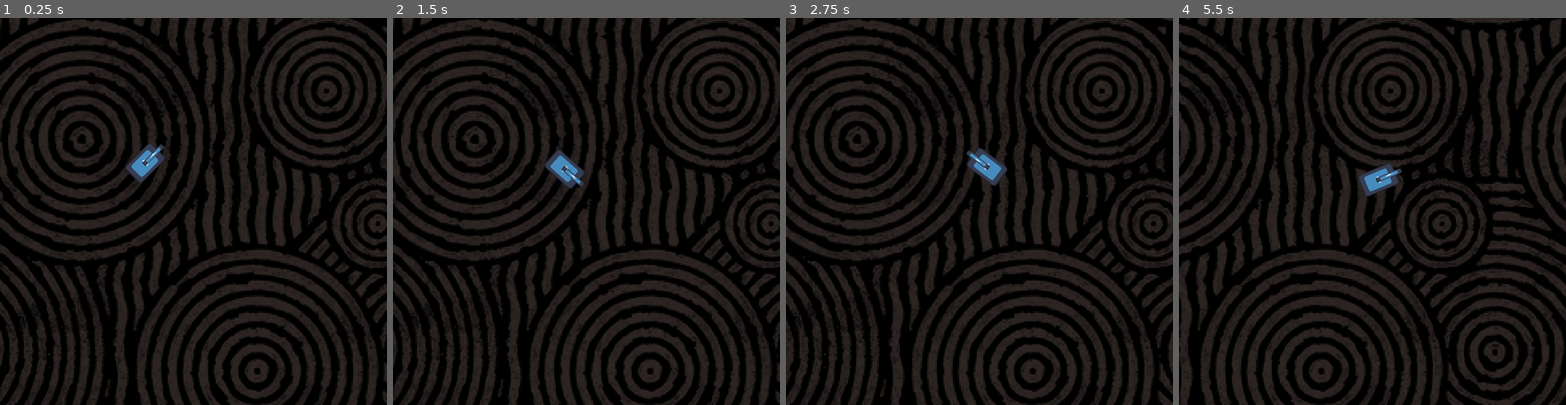
Above: before the commit, frames 1-4 (left to right).
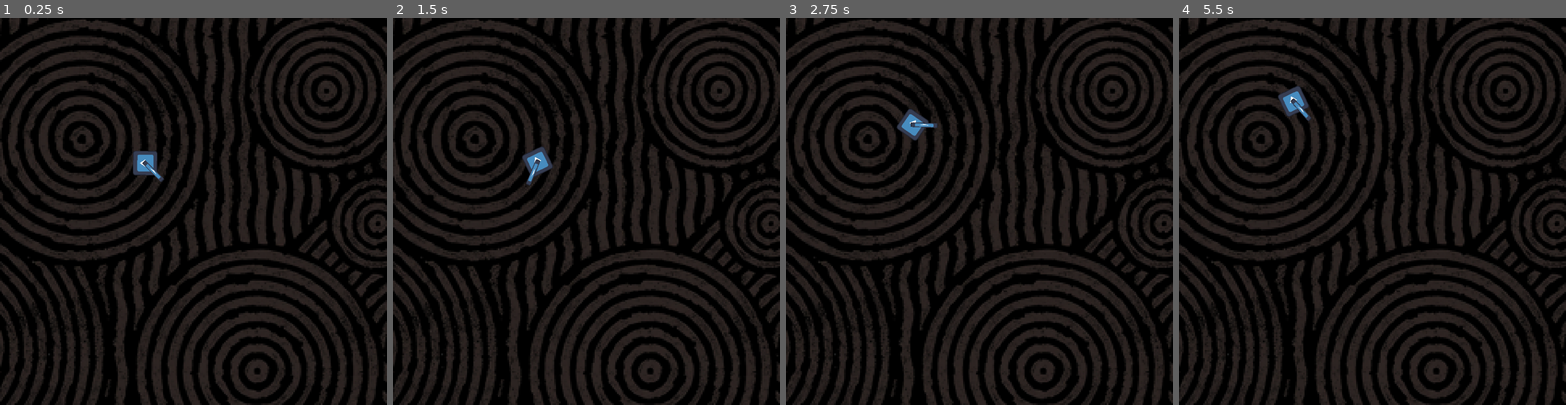
Above: after the commit, the same moments.

Repository: 4wardAerial/spaceInvaders
Game: Godot game, scene res://objects/game/game.tscn
The game is run twice, just before and just after one commit, with the same random seed, the same clock (stepped at 60 frames per second) and the same inputs. The engine's default icon, where the game draws it, is replaced by a stand-in: a white triangle on a blue panel in a dark square.
Inputs (mouse positions are in pixels of both pictures, inside the frame that each line leads up to):
- Up to frame 1 (0.25 s): no input
- Up to frame 2 (1.5 s): tap Enter at 0.5 s; move the mouse to (671, 192) at 0.52 s; hold D (right, bound only after the commit) 0.53-1.28 s; hold Space (move, bound only before the commit) 0.53-1.28 s; move the mouse to (509, 230) at 1.27 s; hold S (down, bound only after the commit) from 1.28 s (still down); click (509, 230) at 1.35 s
- Up to frame 3 (2.75 s): tap Space (move, bound only before the commit) at 1.55 s; move the mouse to (1018, 126) at 2.02 s; release S (down, bound only after the commit) at 2.03 s; hold D (right, bound only after the commit) from 2.03 s (still down); hold Space (move, bound only before the commit) from 2.03 s (still down); tap Q (attack, bound only before the commit) at 2.1 s
- Up to frame 4 (5.5 s): move the mouse to (1353, 288) at 2.77 s; release Space (move, bound only before the commit) at 2.78 s; tap Space (move, bound only before the commit) at 2.85, 4.55 s; move the mouse to (1488, 269) at 3.52 s; release D (right, bound only after the commit) at 3.53 s; hold Space (move, bound only before the commit) 3.53-4.28 s; hold A (left, bound only after the commit) 3.53-5.03 s; right-click (1488, 269) at 3.6 s; move the mouse to (1256, 153) at 4.27 s; tap W (special1, bound only before the commit) at 4.35 s; move the mouse to (1391, 211) at 5.02 s; hold S (down, bound only after the commit) from 5.03 s (still down); hold Space (move, bound only before the commit) from 5.03 s (still down); tap E (special2, bound only before the commit) at 5.1 s

The runs differ from the first frame. In frame 1, 0.4% of the frame differs, in the area x 32-43%, y 32-43%; in frame 2, 0.9%; in frame 3, 56%, in the area x 0-100%, y 0-100%; in frame 4, 45%.

Commit message:
Reworks movement

Diff:
--- a/objects/player/player.tscn
+++ b/objects/player/player.tscn
@@ -5,7 +5,7 @@
 
 [sub_resource type="CapsuleShape2D" id="CapsuleShape2D_ek3hn"]
 radius = 37.0
-height = 114.0
+height = 74.0
 
 [node name="player" type="Node2D"]
 position = Vector2(450, 450)
@@ -14,8 +14,9 @@
 script = ExtResource("1_58cc7")
 
 [node name="playerBottomSprite" type="Sprite2D" parent="playerBody"]
-position = Vector2(-1.4782e-05, -0.499994)
-scale = Vector2(0.5625, 0.898438)
+position = Vector2(-5.72205e-06, -1.0848e-05)
+rotation = -1.57079
+scale = Vector2(0.6, 0.6)
 texture = ExtResource("1_we2eh")
 
 [node name="playerTopSprite" type="Sprite2D" parent="playerBody"]
@@ -26,6 +27,7 @@
 offset = Vector2(54.1609, -0.000732422)
 
 [node name="playerCollision" type="CollisionShape2D" parent="playerBody"]
+rotation = -1.57079
 shape = SubResource("CapsuleShape2D_ek3hn")
 
 [node name="playerCamera" type="Camera2D" parent="playerBody"]
--- a/objects/player/playerBody.gd
+++ b/objects/player/playerBody.gd
@@ -1,11 +1,13 @@
 extends CharacterBody2D
 
 const SPEED : float = 100.0
+const ROTATION_SPEED : float = 1.5
 const MIN_VELOCITY : float = 10.0
 const MAX_VELOCITY : float = 100.0
 const ACCEL : float = 2.0
 const DRAG : float = 1.0
 
+var rotation_direction : float = 0
 var can_attack : bool = true
 var can_special_1 : bool = true
 var can_special_2 : bool = true
@@ -21,9 +23,13 @@
 
 func movement_input(delta: float) -> void:
 	# Makes the player look at the mouse and move to it in a straight line
-	look_at(get_global_mouse_position())
-	if Input.is_action_pressed("move"):
-		velocity += transform.x * Input.get_action_strength("move") * SPEED * ACCEL * delta
+	$playerTopSprite.look_at(get_global_mouse_position())
+	rotation_direction = Input.get_axis("left", "right")
+
+	if Input.is_action_pressed("down") or Input.is_action_pressed("up"):
+		print("PRESSED")
+
+		velocity += transform.x * Input.get_axis("down", "up") * SPEED * ACCEL * delta
 
 	else:
 		# Reduces velocity until full stop
@@ -52,8 +58,8 @@
 
 func _process(delta: float) -> void:
 	specials_input()
-	print(position)
 
 func _physics_process(delta: float) -> void:
 	movement_input(delta)
+	rotation += rotation_direction * ROTATION_SPEED * delta
 	move_and_slide()
--- a/project.godot
+++ b/project.godot
@@ -24,29 +24,39 @@
 
 [input]
 
-move={
+up={
 "deadzone": 0.5,
-"events": [Object(InputEventKey,"resource_local_to_scene":fa …(140 unchanged characters)… d":false,"keycode":0,"physical_keycode":32,"key_label":0,"unicode":32,"location":0,"echo":false,"script":null)
+"events": [Object(InputEventKey,"resource_local_to_scene":fa …(140 unchanged characters)… d":false,"keycode":0,"physical_keycode":87,"key_label":0,"unicode":119,"location":0,"echo":false,"script":null)
+]
+}
+down={
+"deadzone": 0.5,
+"events": [Object(InputEventKey,"resource_local_to_scene":false,"resource_name":"","device":-1,"window_id":0,"alt_pressed":false,"shift_pressed":false,"ctrl_pressed":false,"meta_pressed":false,"pressed":false,"keycode":0,"physical_keycode":83,"key_label":0,"unicode":115,"location":0,"echo":false,"script":null)
+]
+}
+left={
+"deadzone": 0.5,
+"events": [Object(InputEventKey,"resource_local_to_scene":false,"resource_name":"","device":-1,"window_id":0,"alt_pressed":false,"shift_pressed":false,"ctrl_pressed":false,"meta_pressed":false,"pressed":false,"keycode":0,"physical_keycode":65,"key_label":0,"unicode":97,"location":0,"echo":false,"script":null)
+]
+}
+right={
+"deadzone": 0.5,
+"events": [Object(InputEventKey,"resource_local_to_scene":false,"resource_name":"","device":-1,"window_id":0,"alt_pressed":false,"shift_pressed":false,"ctrl_pressed":false,"meta_pressed":false,"pressed":false,"keycode":0,"physical_keycode":68,"key_label":0,"unicode":100,"location":0,"echo":false,"script":null)
 ]
 }
 attack={
 "deadzone": 0.5,
-"events": [Object(InputEventKey,"resource_local_to_scene":false,"resource_name":"","device":-1,"window_id":0,"alt_pressed":false,"shift_pressed":false,"ctrl_pressed":false,"meta_pressed":false,"pressed":false,"keycode":0,"physical_keycode":81,"key_label":0,"unicode":113,"location":0,"echo":false,"script":null)
+"events": [Object(InputEventMouseButton,"resource_local_to_scene":false,"resource_name":"","device":-1,"window_id":0,"alt_pressed":false,"shift_pressed":false,"ctrl_pressed":false,"meta_pressed":false,"button_mask":1,"position":Vector2(146, 14),"global_position":Vector2(155, 60),"factor":1.0,"button_index":1,"canceled":false,"pressed":true,"double_click":false,"script":null)
 ]
 }
 special1={
 "deadzone": 0.5,
-"events": [Object(InputEventKey,"resource_local_to_scene":false,"resource_name":"","device":-1,"window_id":0,"alt_pressed":false,"shift_pressed":false,"ctrl_pressed":false,"meta_pressed":false,"pressed":false,"keycode":0,"physical_keycode":87,"key_label":0,"unicode":119,"location":0,"echo":false,"script":null)
+"events": [Object(InputEventMouseButton,"resource_local_to_scene":false,"resource_name":"","device":-1,"window_id":0,"alt_pressed":false,"shift_pressed":false,"ctrl_pressed":false,"meta_pressed":false,"button_mask":2,"position":Vector2(191, 16),"global_position":Vector2(200, 62),"factor":1.0,"button_index":2,"canceled":false,"pressed":true,"double_click":false,"script":null)
 ]
 }
 special2={
 "deadzone": 0.5,
-"events": [Object(InputEventKey,"resource_local_to_scene":fa …(140 unchanged characters)… d":false,"keycode":0,"physical_keycode":69,"key_label":0,"unicode":101,"location":0,"echo":false,"script":null)
-]
-}
-enter={
-"deadzone": 0.5,
-"events": [Object(InputEventKey,"resource_local_to_scene":false,"resource_name":"","device":-1,"window_id":0,"alt_pressed":false,"shift_pressed":false,"ctrl_pressed":false,"meta_pressed":false,"pressed":false,"keycode":0,"physical_keycode":4194309,"key_label":0,"unicode":0,"location":0,"echo":false,"script":null)
+"events": [Object(InputEventKey,"resource_local_to_scene":fa …(140 unchanged characters)… d":false,"keycode":0,"physical_keycode":32,"key_label":0,"unicode":32,"location":0,"echo":false,"script":null)
 ]
 }
 
